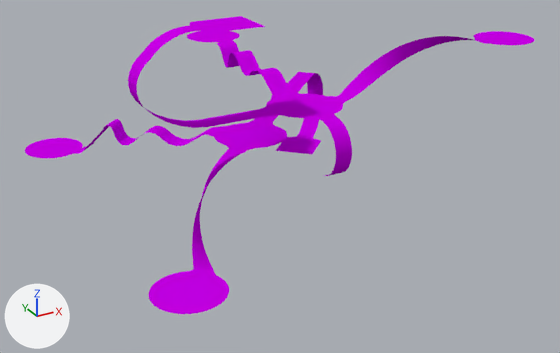
An edit to the Blender file scenes/phone-bank.blend, drawn before and after from the same camera.
Both versions are drawn from a camera (50 mm lens) standing at (-33.5, -56.4, 21.8) and looking at (-1.2, 2.3, -7.5). Arrows for +X, +Y and +Z are at lower left; the lights stay in place. The same objects are shown in both versions, whatever each file hides.

In view in the first picture: 'WalkMesh'.
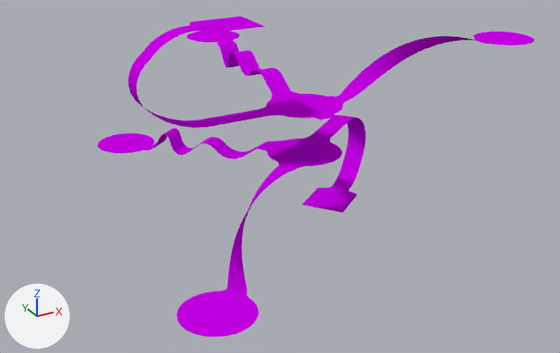
What changed in the scene script:
```text
Change me_walkmesh:
    used by ob_walkmesh; location = (0.0, 0.0, 0.0)
    remove me_walkmesh.from_pydata(...)  # 804 vertices, 442 faces, 2 loose edges; spans x -21.0..23.8, y -14.9..24.1, z -11.7..8.0
    add me_walkmesh.from_pydata(...)  # 778 vertices, 427 faces, 4 loose edges; spans x -18.2..23.8, y -17.2..22.2, z -12.5..8.0
    me_walkmesh part 1: the loose piece of 384 vertices spanning x -21.0..16.2, y -14.9..24.1, z -11.7..-3.7 is rebuilt with 384 vertices and now spans x -18.2..13.0, y -17.2..18.3, z -12.5..-4.5
    me_walkmesh part 2
    30 vertices are removed from x -0.8..0.8, y -6.5..-4.5, z -5.0..0.0
    15 faces are deleted
```

Location of each change, (x1, y1, x2, y2) in pixels of the pictures (560 x 353 px):
'WalkMesh', reshaped (14% narrower, 8% taller)
    before: (25, 16, 534, 314)
    after: (97, 16, 534, 337)
part 1 of me_walkmesh, rebuilt (10% narrower, 8% shorter)
    before: (25, 72, 323, 314)
    after: (97, 115, 366, 337)
part 2 of me_walkmesh, deleted (purple)
    before: (321, 117, 352, 176)
